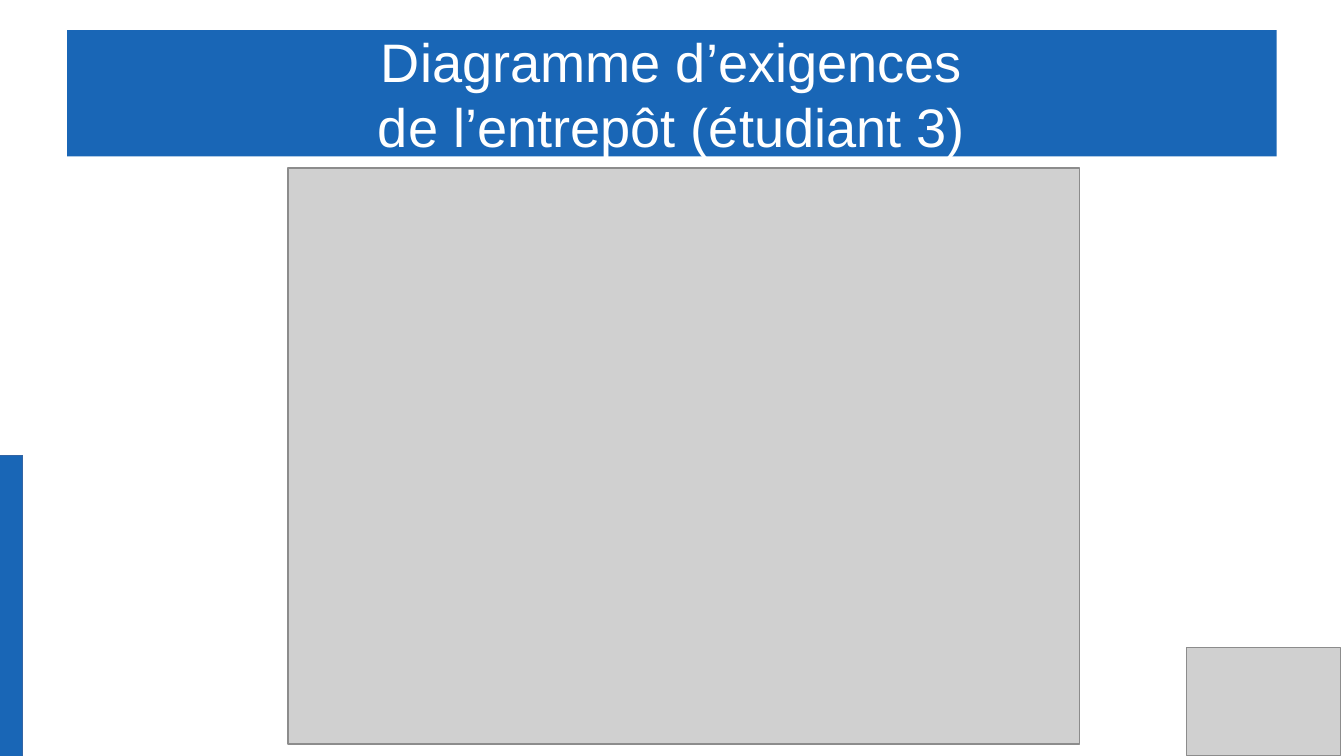
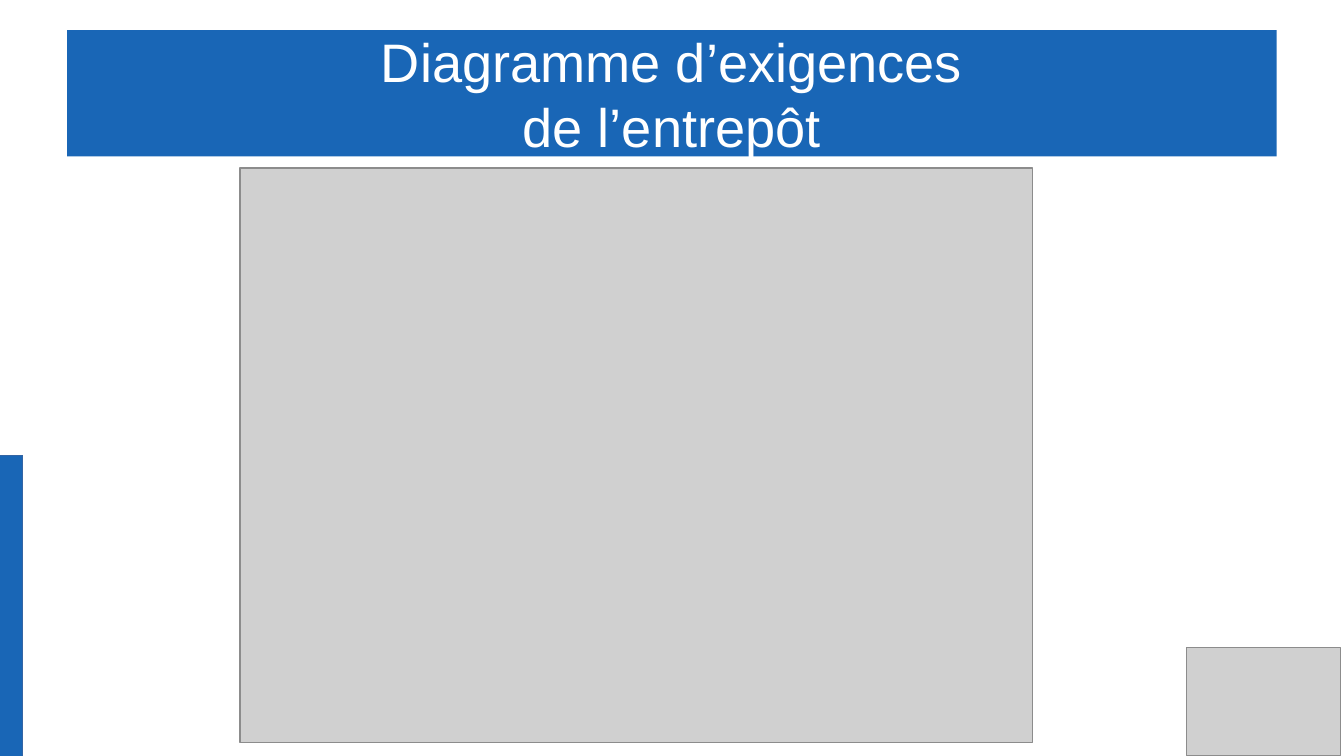
Before and after one commit to Gabin221/Tracking-BLE-documents, a slide deck: slide 8 of Revues/Revues2/andrea/presentation_andrea.odp. Drawn at 1344x756 pixels with LibreOffice and Linux fonts; fonts in the diff are those of the drawing; grey boxes stand for pictures. Boxes give left, top, right and bottom in pixels: in the first picture for what was removed or moved away, otherwise in the second. Text is boxed around its words. In the diff, an @@ line names an element or a change of style, - is before the commit and + after.

```diff
--- a/Revues/Revues2/andrea/presentation_andrea.odp
+++ b/Revues/Revues2/andrea/presentation_andrea.odp
@@ title at (x1=381, y1=42, x2=962, y2=156): text changed @@
-Diagramme d’exigences
-de l’entrepôt (étudiant 3)
+Diagramme d’exigences
+de l’entrepôt
@@ picture moved from (x1=288, y1=168, x2=1081, y2=745) to (x1=240, y1=168, x2=1033, y2=743) @@
```
Also in this commit, not shown: 3 other slides changed, 1 other file.
